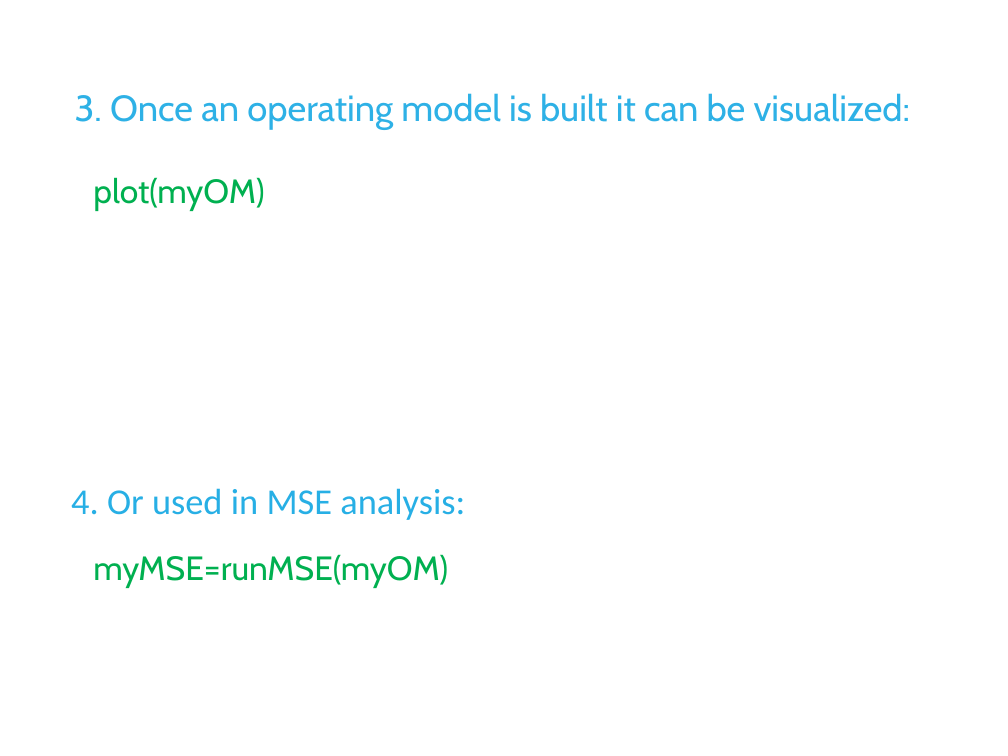
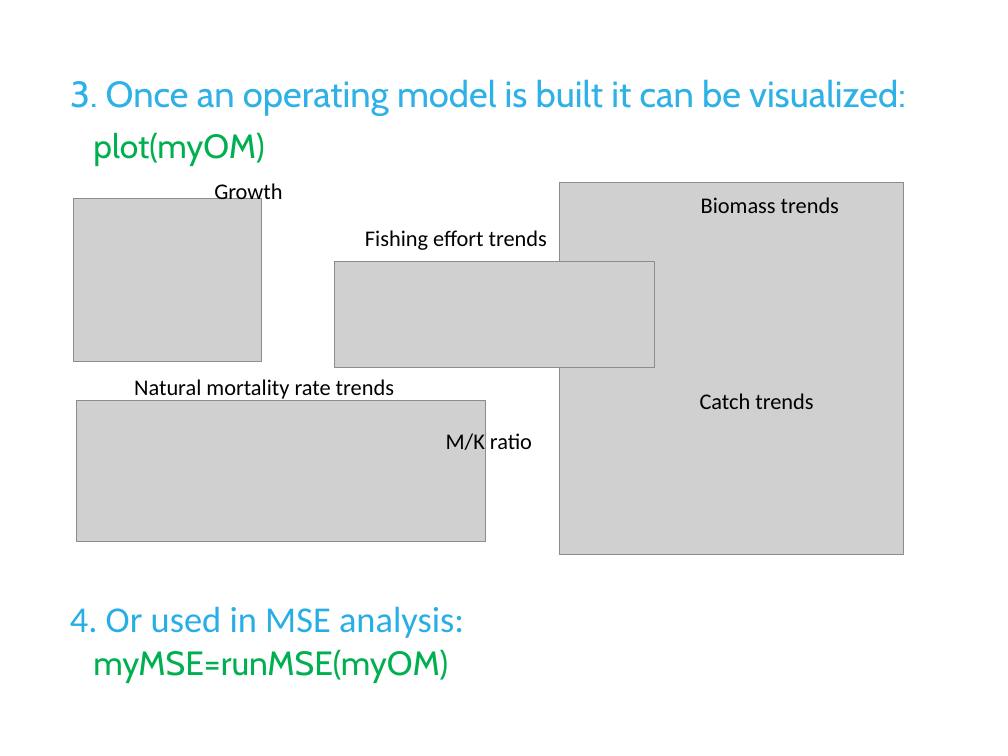
Before and after one commit to DLMtool/DLMDev, a slide deck: slide 7 of Disused code/Misc/Lectures/2 Running DLMtool/L2b Simple run of DLMtool.pptx. Drawn at 1008x756 pixels with LibreOffice and Linux fonts; fonts in the diff are those of the drawing; grey boxes stand for pictures; background and template pictures are left out. Boxes give left, top, right and bottom in pixels: in the first picture for what was removed or moved away, otherwise in the second. Text is boxed around its words. In the diff, an @@ line names an element or a change of style, - is before the commit and + after.

Commit message:
lectures to 3a

```diff
--- a/Disused code/Misc/Lectures/2 Running DLMtool/L2b Simple run of DLMtool.pptx
+++ b/Disused code/Misc/Lectures/2 Running DLMtool/L2b Simple run of DLMtool.pptx
@@ title "3. Once an operating model ...": place and size @@
-title "3. Once an operating model ..." at (75,93,911,129)
+title "3. Once an operating model ..." at (70,79,906,116)
@@ text "plot(myOM)" rewrapped from (93,177,448,588) to (93,132,448,683) @@
@@ picture added at (74,199,261,361) @@
@@ text added at (214,183,282,205), 16 pt, text #000000 @@
+Growth
@@ picture added at (559,182,903,554) @@
@@ text added at (701,197,839,213), 16 pt, text #000000 @@
+Biomass trends
@@ text added at (365,230,547,250), 16 pt, text #000000 @@
+Fishing effort trends
@@ picture added at (335,261,655,367) @@
@@ text added at (134,379,394,402), 16 pt, text #000000 @@
+Natural mortality rate trends
@@ picture added at (77,401,486,542) @@
@@ text added at (700,393,813,409), 16 pt, text #000000 @@
+Catch trends
@@ text added at (446,433,532,450), 16 pt, text #000000 @@
+M/K ratio
@@ text "4. Or used in MSE ...": place and size @@
-text "4. Or used in MSE ..." at (71,488,465,520)
+text "4. Or used in MSE ..." at (70,606,464,638)
```
Also in this commit, not shown: 2 other slides changed, 11 other files.
